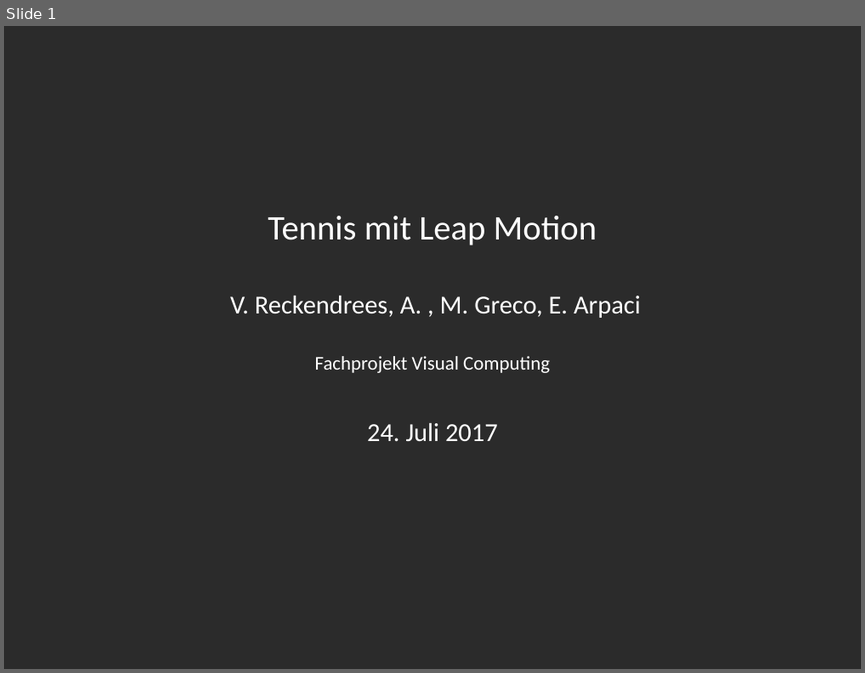
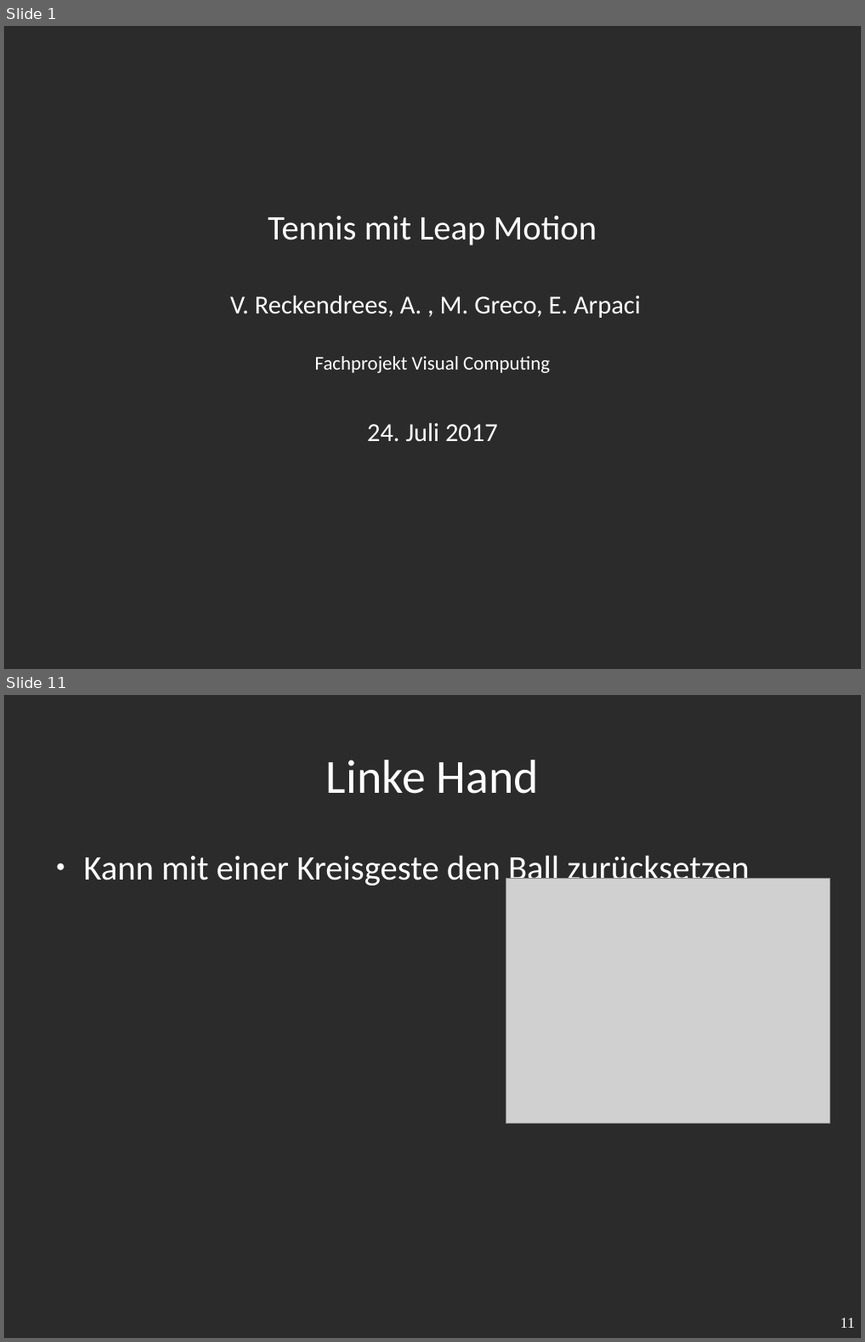
Before and after one commit to v1nc/Leap-Tennis-Ausarbeitung, a slide deck: Fachprojekt_Präsentation.odp. Shown one above the other, each under a label of ours: slide 1 before the commit, slides 1 and 11 after it; the slides between them are not shown. The pictures are 865x673 and 865x1342 pixels, drawn with LibreOffice and Linux fonts; fonts in the diff are those of the drawing; grey boxes stand for pictures; background and template pictures are left out; a plain dark background stands for a picture behind light text. Boxes give left, top, right and bottom in pixels: in the first picture for what was removed or moved away, otherwise in the second. Text is boxed around its words. In the diff, an @@ line names an element or a change of style, - is before the commit and + after.

Commit message:
presentation + images

```diff
--- a/Fachprojekt_Präsentation.odp
+++ b/Fachprojekt_Präsentation.odp
@@ slide 11 added at (x1=4, y1=695, x2=861, y2=1338), background picture (left out) @@
@@ title added at (x1=326, y1=760, x2=538, y2=794), 44 pt, text #FFFFFF @@
+Linke Hand
@@ text added at (x1=84, y1=851, x2=749, y2=889), 32 pt, text #FFFFFF @@
+● Kann mit einer Kreisgeste den Ball zurücksetzen
@@ picture added at (x1=506, y1=879, x2=830, y2=1124) @@
@@ page number added at (x1=840, y1=1317, x2=855, y2=1327), 14 pt, text #FFFFFF @@
+11
```
Also in this commit, not shown: 2 slides changed, 8 other slides added, 3 other files.
